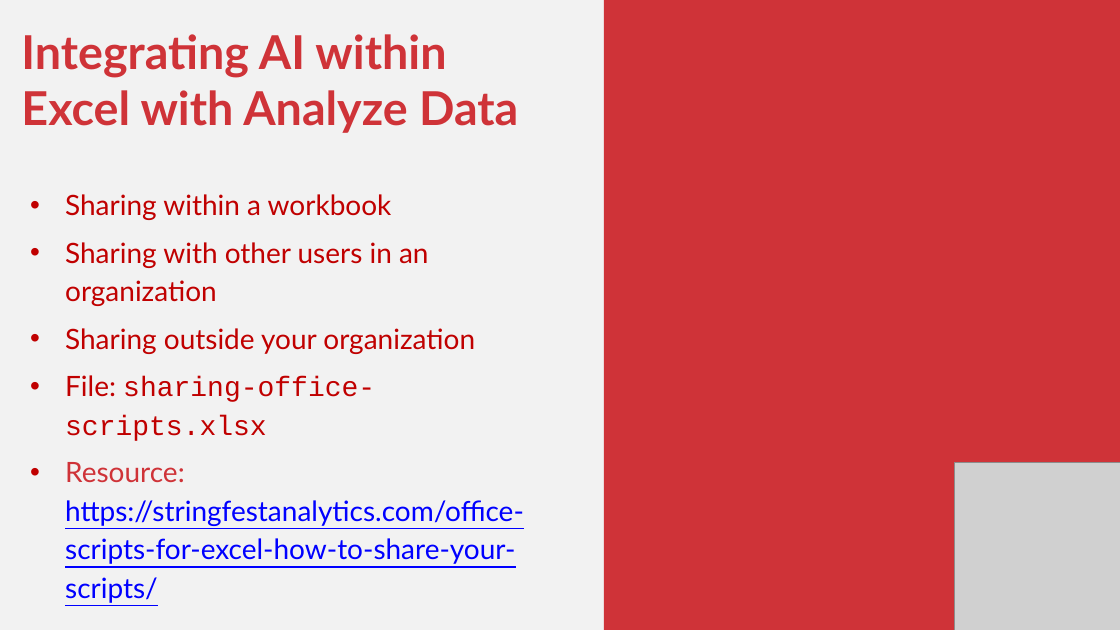
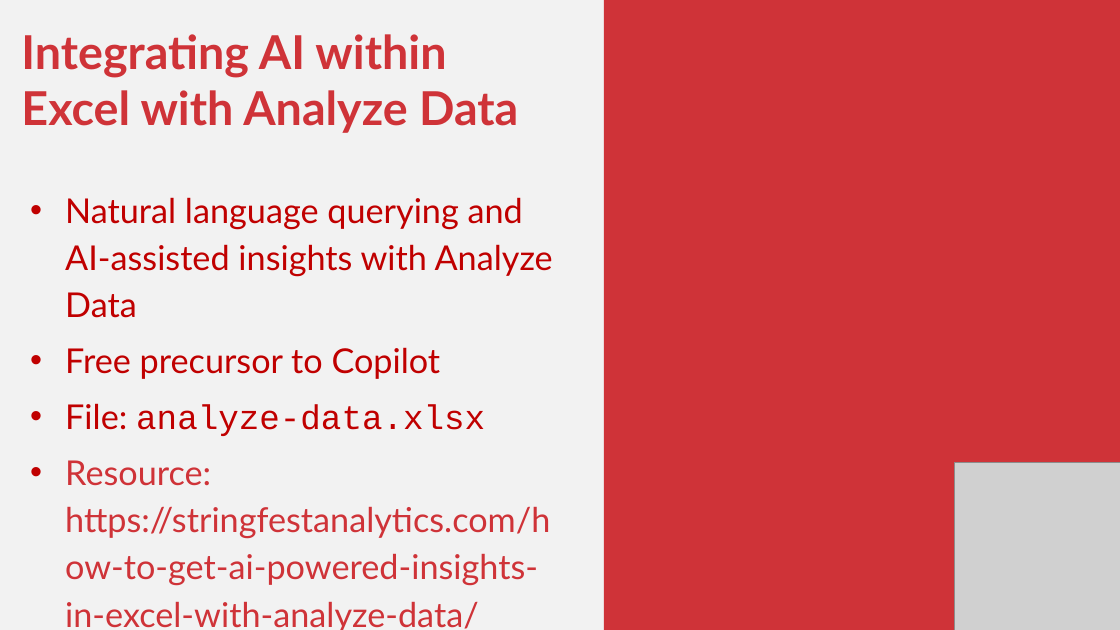
Before and after one commit to stringfestdata/gen-ai-for-excel-masterclass, a slide deck: slide 21 of gen-ai-for-excel-masterclass.pptx (slide 20 before the commit). Drawn at 1120x630 pixels with LibreOffice and Linux fonts; fonts in the diff are those of the drawing; grey boxes stand for pictures. Boxes give left, top, right and bottom in pixels: in the first picture for what was removed or moved away, otherwise in the second. Text is boxed around its words. In the diff, an @@ line names an element or a change of style, - is before the commit and + after.

```diff
--- a/gen-ai-for-excel-masterclass.pptx
+++ b/gen-ai-for-excel-masterclass.pptx
@@ text at bbox=[65, 197, 553, 630]: text changed; size 36 to 44 pt @@
-• Sharing within a workbook
-• Sharing with other users in an organization
-• Sharing outside your organization
-• File: sharing-office-scripts.xlsx
-• Resource: https://stringfestanalytics.com/office-scripts-for-excel-how-to-share-your-scripts/
+• Natural language querying and AI-assisted insights with Analyze Data
+• Free precursor to Copilot
+• File: analyze-data.xlsx
+• Resource: https://stringfestanalytics.com/how-to-get-ai-powered-insights-in-excel-with-analyze-data/
```
Also in this commit, not shown: 7 other slides changed, 2 slides added, 1 slide removed, 10 other files.
